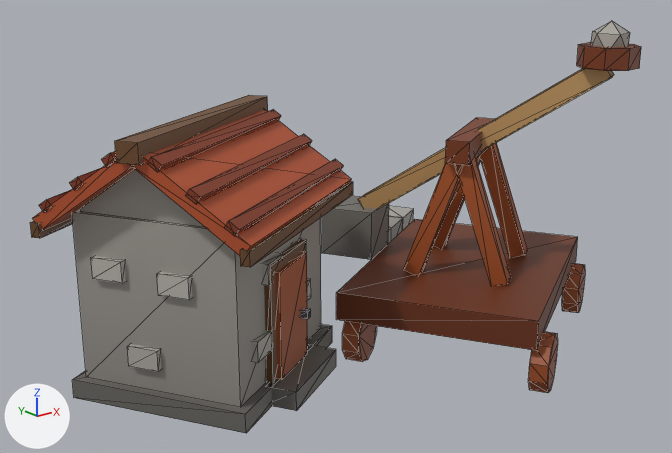
Renders of the glTF model art/models/building_29.glb from each side of a commit.
One viewpoint serves both versions: a 50 mm camera at (-1.088, -1.12, 0.667) aimed at (-0.125, 0.084, 0.186). The lights are fixed; the arrows at lower left show +X, +Y and +Z. The first picture is the older version. Mesh edges are drawn as thin lines. Vertices at exactly the same position are counted once.

Objects in the first picture: 'building_29'.
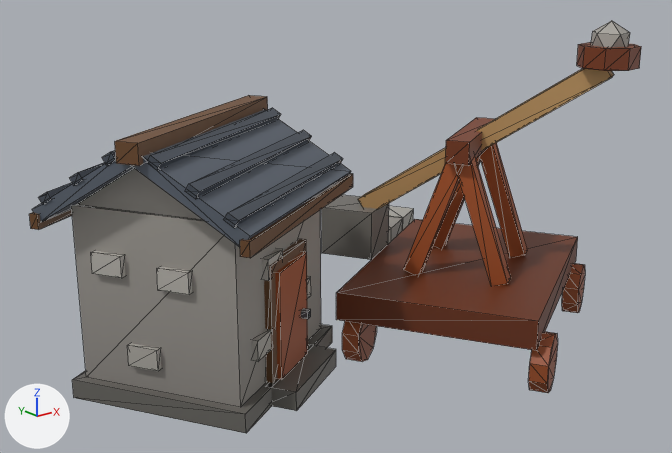
Boxes (x1, y1, x2, y2) around the edits, measured in the pictures (672 x 453 px; the box of a moved part takes in the faces that stretch with it):
```json
{"object": "building_29", "change": "reshaped", "before": [30, 20, 641, 433], "after": [29, 20, 641, 433]}
{"part": 1, "of": "me_building_29", "change": "moved or reshaped", "before": [262, 253, 283, 286], "after": [262, 248, 283, 281]}
{"part": 2, "of": "me_building_29", "change": "moved or reshaped", "before": [157, 272, 193, 300], "after": [157, 267, 192, 295]}
{"part": 3, "of": "me_building_29", "change": "moved or reshaped", "before": [91, 256, 126, 283], "after": [91, 251, 126, 278]}
{"part": 4, "of": "me_building_29", "change": "moved or reshaped", "before": [77, 169, 204, 227], "after": [77, 169, 203, 220]}
{"part": 5, "of": "me_building_29", "change": "moved or reshaped", "before": [224, 159, 344, 236], "after": [224, 152, 343, 228]}
{"part": 6, "of": "me_building_29", "change": "moved or reshaped", "before": [185, 134, 312, 204], "after": [185, 130, 312, 199]}
{"part": 7, "of": "me_building_29", "change": "moved or reshaped", "before": [240, 181, 353, 267], "after": [240, 174, 353, 258]}
{"part": 8, "of": "me_building_29", "change": "moved or reshaped", "before": [39, 190, 71, 212], "after": [39, 182, 73, 204]}
{"part": 9, "of": "me_building_29", "change": "moved or reshaped", "before": [70, 168, 101, 190], "after": [70, 162, 105, 185]}
{"part": 10, "of": "me_building_29", "change": "moved or reshaped", "before": [30, 218, 73, 238], "after": [29, 209, 72, 230]}
{"part": 11, "of": "me_building_29", "change": "moved or reshaped", "before": [72, 212, 241, 407], "after": [71, 206, 241, 407]}
{"part": 12, "of": "me_building_29", "change": "moved or reshaped", "before": [76, 211, 321, 407], "after": [73, 204, 321, 407]}
{"part": 13, "of": "me_building_29", "change": "moved or reshaped", "before": [42, 161, 135, 231], "after": [41, 158, 240, 247]}
{"part": 14, "of": "me_building_29", "change": "moved or reshaped", "before": [33, 110, 351, 256], "after": [32, 110, 351, 246]}
{"part": 15, "of": "me_building_29", "change": "recoloured", "before": [33, 109, 351, 249], "after": [32, 108, 351, 239]}
```

Edits to the scene script, one JSON object a line:
```json
{"block": "me_building_29", "where": "me_building_29.from_pydata(...)  # 394 vertices, 620 faces; spans x -0.64..0.409, y -0.28..0.478, z -0.05..0.535"}
{"block": "me_building_29", "where": "# used by ob_building_29; location = (0.0, 0.0, 0.0)"}
{"block": "me_building_29", "change": "me_building_29 part 1: the loose piece of 8 vertices spanning x -0.386..-0.337, y -0.08..-0.044, z 0.186..0.219 is moved by (0.0, 0.0, 0.007)"}
{"block": "me_building_29", "change": "me_building_29 part 2: the loose piece of 8 vertices spanning x -0.522..-0.487, y -0.057..-0.008, z 0.186..0.219 is moved by (0.0, 0.0, 0.007)"}
{"block": "me_building_29", "change": "me_building_29 part 3: the loose piece of 8 vertices spanning x -0.576..-0.541, y 0.036..0.086, z 0.196..0.228 is moved by (0.0, 0.0, 0.008)"}
{"block": "me_building_29", "change": "me_building_29 part 4: the loose piece of 6 vertices spanning x -0.578..-0.202, y -0.106..0.256, z 0.29..0.378 is scaled about its middle by (1, 1, 0.882), then moved by (0.0, 0.0, 0.005)"}
{"block": "me_building_29", "change": "me_building_29 part 5: the loose piece of 8 vertices spanning x -0.484..-0.15, y -0.154..0.052, z 0.297..0.317 is moved by (0.0, 0.001, 0.011)"}
{"block": "me_building_29", "change": "me_building_29 part 6: the loose piece of 8 vertices spanning x -0.512..-0.177, y -0.106..0.1, z 0.335..0.355 is moved by (0.0, 0.001, 0.007)"}
{"block": "me_building_29", "change": "me_building_29 part 7: the loose piece of 8 vertices spanning x -0.475..-0.139, y -0.169..0.033, z 0.259..0.281 is moved by (0.0, 0.0, 0.013)"}
{"block": "me_building_29", "change": "me_building_29 part 8: the loose piece of 8 vertices spanning x -0.63..-0.295, y 0.098..0.304, z 0.297..0.317 is moved by (0.0, -0.001, 0.011)"}
{"block": "me_building_29", "change": "me_building_29 part 9: the loose piece of 8 vertices spanning x -0.602..-0.268, y 0.051..0.256, z 0.335..0.355 is moved by (0.0, -0.001, 0.007)"}
{"block": "me_building_29", "change": "me_building_29 part 10: the loose piece of 8 vertices spanning x -0.64..-0.304, y 0.117..0.319, z 0.259..0.281 is moved by (0.0, 0.0, 0.013)"}
{"block": "me_building_29", "change": "me_building_29 part 11: the 1 vertex in x -0.455, y -0.112, z 0.29 is moved by (0.0, 0.0, 0.01)"}
{"block": "me_building_29", "change": "me_building_29 part 12: the 1 vertex in x -0.195, y 0.038, z 0.29 is moved by (0.0, 0.0, 0.01)"}
{"block": "me_building_29", "change": "me_building_29 part 13: all 4 vertices in x -0.629..-0.15, y -0.155..0.305, z 0.268 are moved by (0.0, 0.0, 0.012)"}
{"block": "me_building_29", "change": "me_building_29 part 14: all 4 vertices in x -0.636..-0.144, y -0.166..0.316, z 0.286 are moved by (0.0, 0.0, 0.013)"}
{"block": "me_building_29", "change": "me_building_29 part 15: 62 kept faces spanning x -0.635..-0.144, y -0.165..0.315, z 0.281..0.398 get new vertex colours; the middle colour goes from brown #85381c to greyish blue #464d57"}
```
